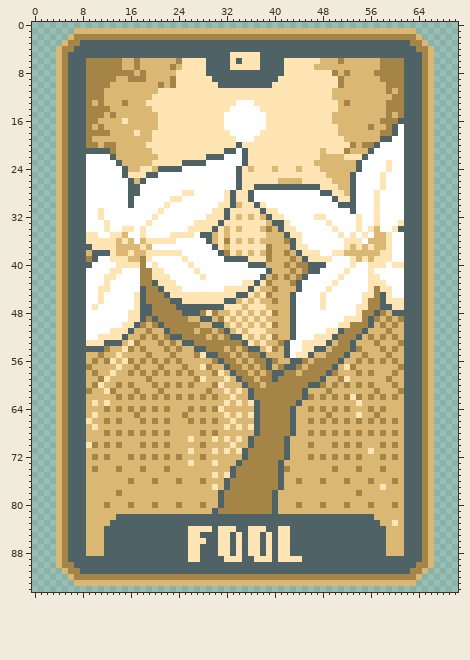
Edited in one commit: pixel-art file (assets/tarots.ase). Above, as it was before the edit.
71x95 pixels, 1 frame.
After the commit:
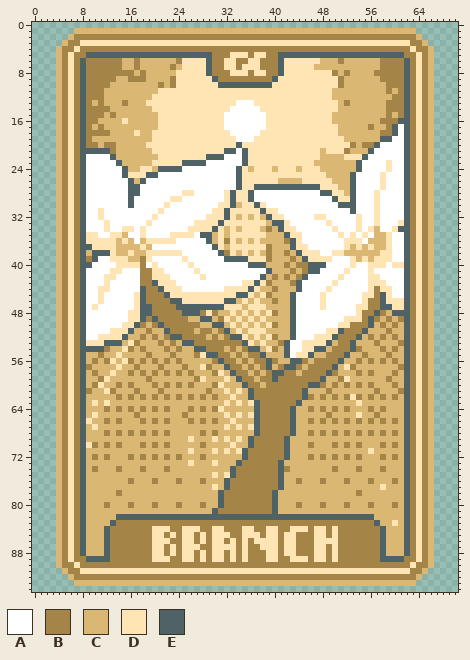
Palette (. is transparent): A #ffffff  B #a58547  C #dab772  D #ffe5b4  E #4f6367
The edit:
layer "fools display" removed
y 3: x 8..62 EEEEEEEEEEEEEEEEEEEEEEEEEEEEEEEEEEEEEEEEEEEEEEEEEEEEEEE -> DDDDDDDDDDDDDDDDDDDDDDDDDDDDDDDDDDDDDDDDDDDDDDDDDDDDDDD
y 4: x 7..63 EEEEEEEEEEEEEEEEEEEEEEEEEEEEEEEEEEEEEEEEEEEEEEEEEEEEEEEEE -> DBBBBBBBBBBBBBBBBBBBBBBBBBBBBBBBBBBBBBBBBBBBBBBBBBBBBBBBD
y 5: x 6..8 EEE -> DBB; x 30..32 EEE -> BBB; x 36 D -> B; x 38..40 EEE -> DBB; x 62..64 EEE -> BBD
y 6: x 6..7 EE -> DB; x 30..32 EEE -> BBD; x 34..35 ED -> BB; x 38..40 EEE -> BBB; x 63..64 EE -> BD
y 7: x 6..7 EE -> DB; x 30..32 EEE -> BBD; x 34 D -> B; x 38..40 EEE -> BBB; x 63..64 EE -> BD
y 8: x 6..7 EE -> DB; x 30..40 EEEEEEEEEEE -> BBBDDDBDDBB; x 63..64 EE -> BD
y 9: x 6..7 EE -> DB; x 31..39 EEEEEEEEE -> BBBBBBBBB; x 63..64 EE -> BD
y 10..82: x 6..7 EE -> DB; x 63..64 EE -> BD
y 83: x 6..7 EE -> DB; x 14..56 EEEEEEEEEEEEEEEEEEEEEEEEEEEEEEEEEEEEEEEEEEE -> BBBBBBBBBBBBBBBBBBBBBBBBBBBBBBBBBBBBBBBBBBB; x 63..64 EE -> BD
y 84: x 6..7 EE -> DB; x 13..25 EEEEEEEEEEEEE -> BBBBBBBDDDBBD; x 28..30 DDE -> BBD; x 32..35 DDEE -> BBBD; x 37..57 DDEEDDEEEEEEEEEEEEEEE -> BBDDBBDDDBDDBDBBBBBBB; x 63..64 EE -> BD
y 85: x 6..7 EE -> DB; x 13..25 EEEEEEEEEEEEE -> BBBBBBBDDBDBD; x 27..30 DEEE -> BDBD; x 33..35 EDE -> BBD; x 38 E -> B; x 40..41 ED -> DB; x 43..57 EEEEEEEEEEEEEEE -> DBBBDDBDBBBBBBB; x 63..64 EE -> BD
y 86: x 6..7 EE -> DB; x 13..25 EEEEEEEEEEEEE -> BBBBBBBDDDBBD; x 27 D -> B; x 29..30 EE -> BD; x 32..36 DEDED -> BDBDB; x 38 E -> D; x 40..41 ED -> DB; x 43..57 EEEEEEEEEEEEEEE -> DBBBDDDDBBBBBBB; x 63..64 EE -> BD
y 87: x 6..7 EE -> DB; x 13..25 EEEEEEEEEEEEE -> BBBBBBBDDBDBD; x 28..30 EEE -> BBD; x 33..38 EDEDDE -> DBDBBD; x 40..41 ED -> DB; x 43..57 EEEEEEEEEEEEEEE -> DBBBDDBDBBBBBBB; x 63..64 EE -> BD
y 88: x 6..7 EE -> DB; x 13..25 EEEEEEEEEEEEE -> BBBBBBBDDBDBD; x 27..30 DEEE -> BDBD; x 32..38 DEDEDDE -> BDBDBBB; x 40..41 ED -> DB; x 43..57 EEEEEEEEEEEEEEE -> DBBBDDBDBBBBBBB; x 63..64 EE -> BD
y 89: x 6..8 EEE -> DBB; x 13..25 EEEEEEEEEEEEE -> BBBBBBBDDDBBD; x 27..32 DEEEED -> BDBDDB; x 34..38 DEEDD -> BDBBB; x 40..42 EDD -> DBB; x 45..57 EEEEEEEEEEEEE -> DBDDBDBBBBBBB; x 62..64 EEE -> BBD
y 90: x 7..63 EEEEEEEEEEEEEEEEEEEEEEEEEEEEEEEEEEEEEEEEEEEEEEEEEEEEEEEEE -> DBBBBBBBBBBBBBBBBBBBBBBBBBBBBBBBBBBBBBBBBBBBBBBBBBBBBBBBD
y 91: x 8..62 EEEEEEEEEEEEEEEEEEEEEEEEEEEEEEEEEEEEEEEEEEEEEEEEEEEEEEE -> DDDDDDDDDDDDDDDDDDDDDDDDDDDDDDDDDDDDDDDDDDDDDDDDDDDDDDD
Changed places in both pictures, as pixel boxes (x1, y1, x2, y2):
changed: (68, 40, 422, 574)
